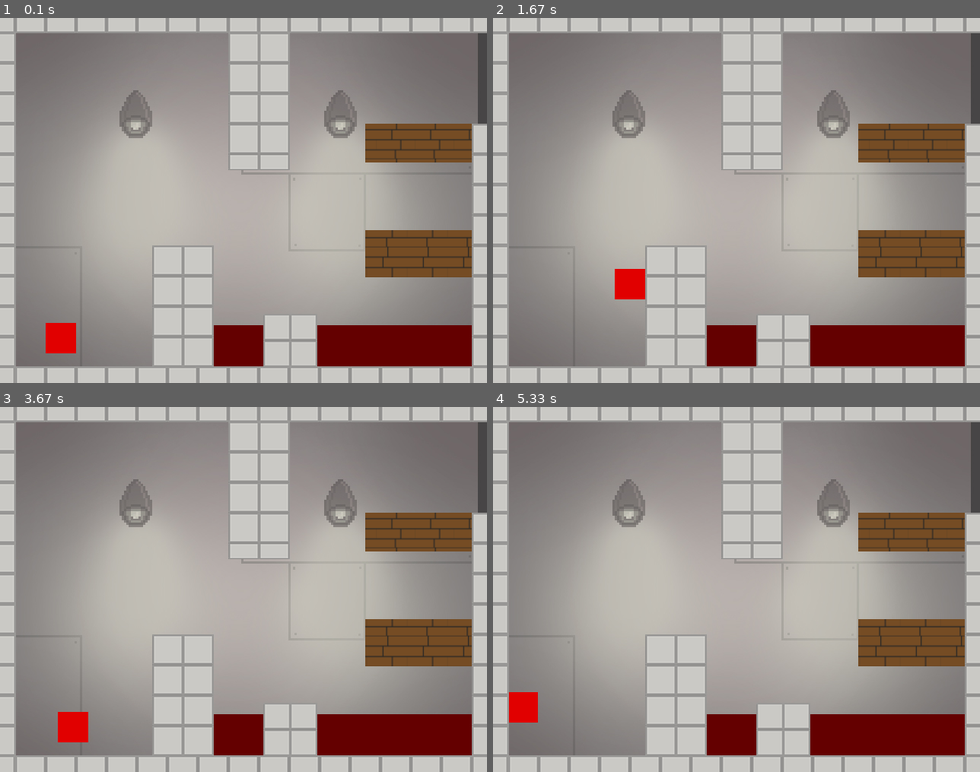
Above: before the commit, frames 1-4 (two rows, left to right).
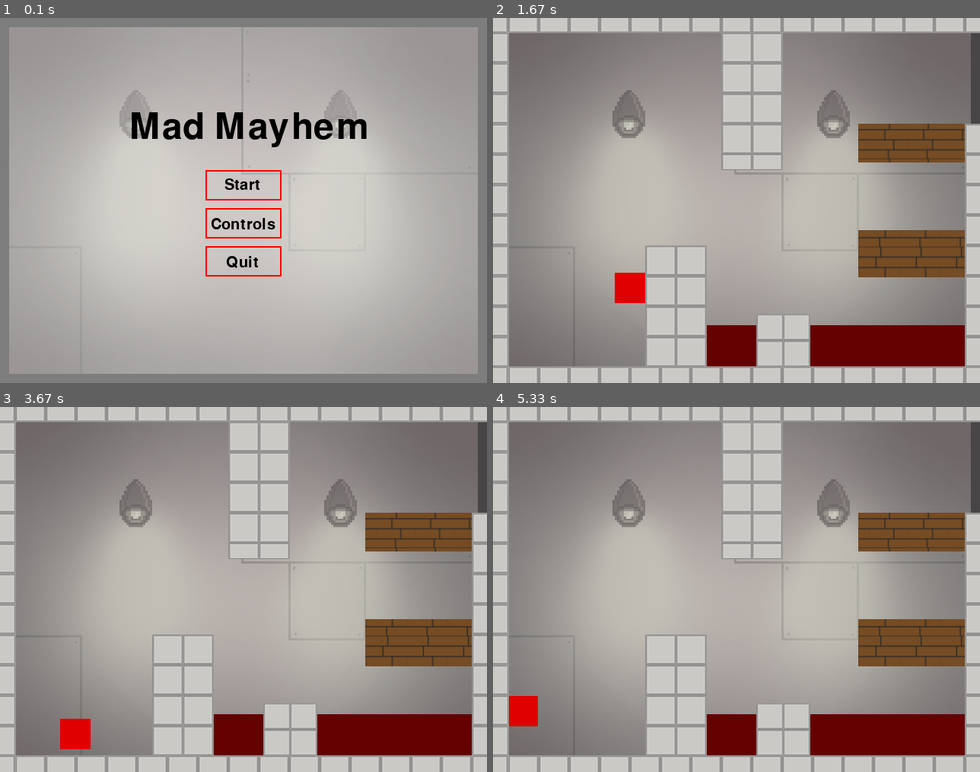
Above: after the commit, the same moments.

Repository: Teedu/Warehouse_Getaway
Game: pygame game, started from main.py
The game is run twice, just before and just after one commit, with the same random seed, the same clock (stepped at 60 frames per second) and the same inputs.
Inputs (mouse positions are in pixels of both pictures, inside the frame that each line leads up to):
- Up to frame 1 (0.1 s): no input
- Up to frame 2 (1.67 s): press the mouse at (736, 185) at 0.37 s; move the mouse to (755, 149) at 0.47 s; release the mouse at (780, 112) at 0.6 s; hold D 0.67-1.13 s; move the mouse to (717, 101) at 0.7 s; hold W 1.17-1.47 s
- Up to frame 3 (3.67 s): hold A 2-2.53 s; hold S 2.57-2.87 s; tap Space at 3.33 s
- Up to frame 4 (5.33 s): hold W 3.67-4.03 s; tap Space at 3.73, 4.13, 4.43, 4.8, 5.2 s; hold D 4.07-4.7 s; hold S 4.73-5.1 s; hold A from 5.13 s (still down)

The runs differ from the first frame. In frame 1, 82% of the frame differs, in the area x 0-100%, y 0-100%; in frame 2, 0.1%; in frame 3, 0.3%; in frame 4, 0.1%.

Commit message:
start menu

Diff:
--- /dev/null
+++ b/StartMenu.py
@@ -0,0 +1,63 @@
+import pygame
+from Heli import taustamuusika
+
+pygame.init()
+window = pygame.display.set_mode([640, 480])
+red = [255,0,0]
+taust = pygame.image.load("menüütaust.png")
+
+def menüü():
+
+    taustamuusika(-1)
+
+    menu = True
+    while menu:
+        for i in pygame.event.get():
+            if i.type==pygame.QUIT:
+                pygame.quit()
+                sys.exit()
+
+        window.fill([255,255,255])
+        window.blit(taust,(0,0))
+        pygame.draw.rect(window, red, (270, 200, 100, 40), 2)
+        pygame.draw.rect(window, red, (270, 250, 100, 40), 2)
+        pygame.draw.rect(window, red, (270, 300, 100, 40), 2)
+
+        hiir = pygame.mouse.get_pos()
+        klik = pygame.mouse.get_pressed()
+
+        if 270+100 > hiir[0] > 270 and 200+40 > hiir[1] > 200:
+            pygame.draw.rect(window, red, (270, 200, 100, 40), 0)
+            if klik[0] == 1:
+                menu = False
+
+        elif 270+100 > hiir[0] > 270 and 250+40 > hiir[1] > 200:
+            pygame.draw.rect(window, red, (270, 250, 100, 40), 0)
+            if klik[0] == 1:
+                menu2 = True
+                while menu2:
+                    for i in pygame.event.get():
+                        if i.type==pygame.QUIT:
+                            pygame.quit()
+                            sys.exit()
+                        if i.type == pygame.MOUSEBUTTONDOWN:
+                            menu2 = False
+                    window.fill([255,255,255])
+                    klahvid = pygame.image.load("wasd.png")
+                    window.blit(klahvid, (0, 0))
+                    pygame.display.update()
+
+
+        elif 270+100 > hiir[0] > 270 and 300+40 > hiir[1] > 200:
+            pygame.draw.rect(window, red, (270, 300, 100, 40), 0)
+            if klik[0] == 1:
+                pygame.quit()
+
+        window.blit(pygame.font.Font(None, 70).render("Mad Mayhem", 1,[0,0,0]), (170, 120))
+        window.blit(pygame.font.Font(None, 30).render("Start", 1,[0,0,0]), (295, 210))
+        window.blit(pygame.font.Font(None, 30).render("Controls", 1,[0,0,0]), (277, 262))
+        window.blit(pygame.font.Font(None, 30).render("Quit", 1,[0,0,0]), (297, 312))
+
+        pygame.display.update()
+
+menüü()
--- a/main.py
+++ b/main.py
@@ -1,4 +1,5 @@
 import pygame, Heli, time
+from StartMenu import menüü
 
 sw=640
 sh=480
@@ -11,6 +12,8 @@
 y=0
 
 pygame.init()
+
+menüü()
 
 window = pygame.display.set_mode([sw,sh])
 taust = pygame.image.load("taustakas.jpg") ####################################### tausta laadimine
Binary file added: menüütaust.png
Binary file added: wasd.png
